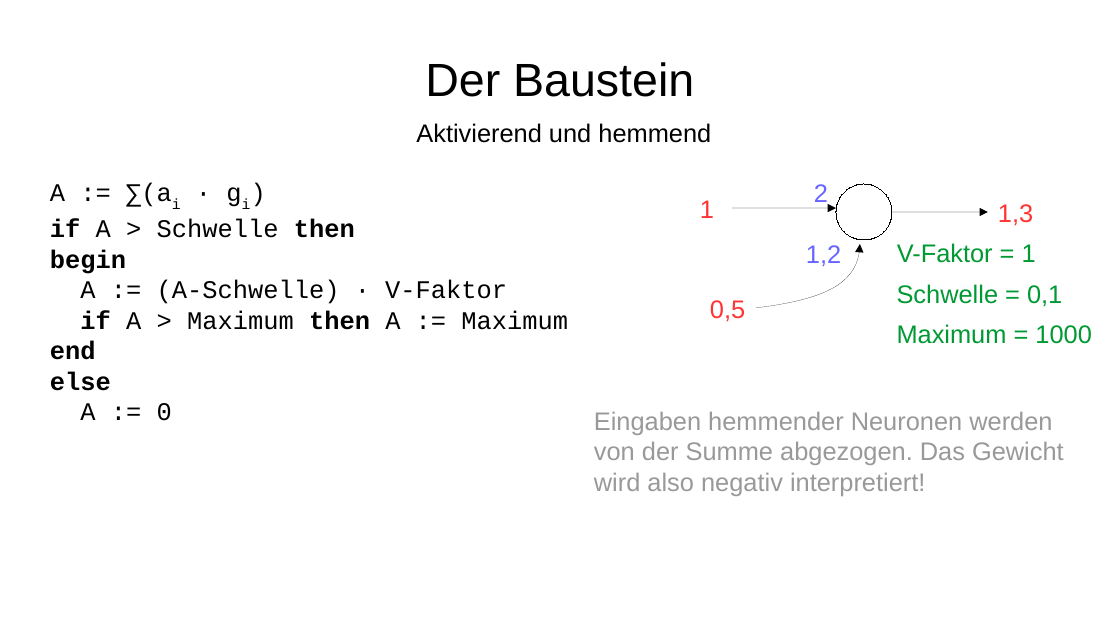
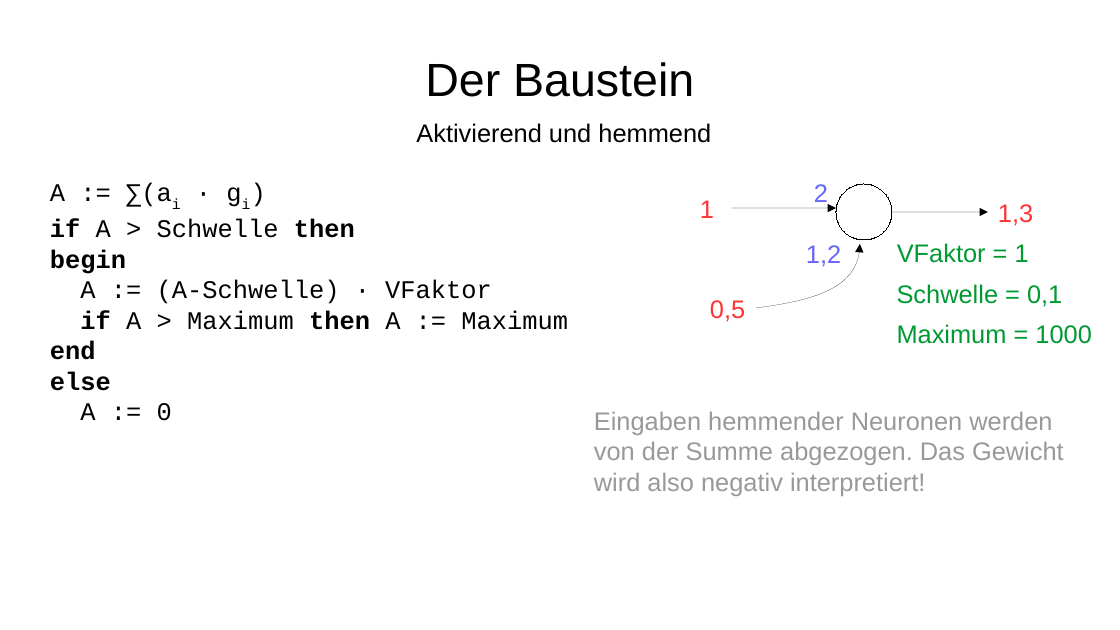
Before and after one commit to Lotes/psi-theorie, a slide deck: slide 14 of presentation.odp. Drawn at 1120x630 pixels with LibreOffice and Linux fonts; fonts in the diff are those of the drawing. Boxes give left, top, right and bottom in pixels: in the first picture for what was removed or moved away, otherwise in the second. Text is boxed around its words. In the diff, an @@ line names an element or a change of style, - is before the commit and + after.

```diff
--- a/presentation.odp
+++ b/presentation.odp
@@ text at (x1=50, y1=219, x2=568, y2=330): text changed @@
-if A > Schwelle then
-begin
-A := (A-Schwelle) ∙ V-Faktor
-if A > Maximum then A := Maximum
+if A > Schwelle then
+begin
+A := (A-Schwelle) ∙ VFaktor
+if A > Maximum then A := Maximum
@@ text at (x1=897, y1=243, x2=1029, y2=263): text changed @@
-V-Faktor = 1
+VFaktor = 1
```
Also in this commit, not shown: 5 other slides changed, 6 slides added, 1 slide removed, 1 other file.
